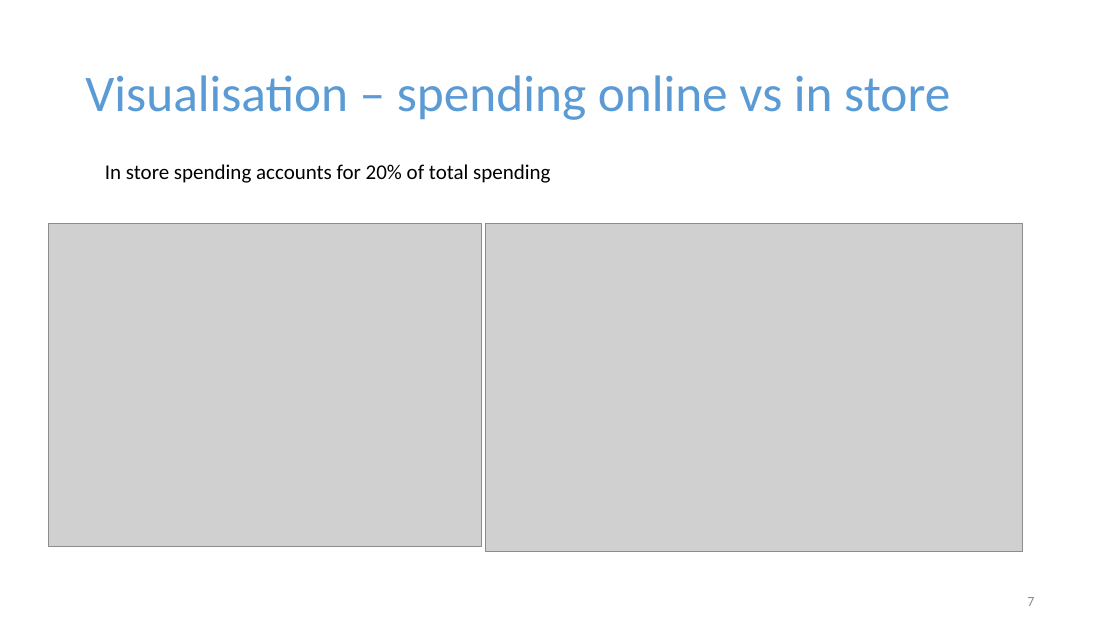
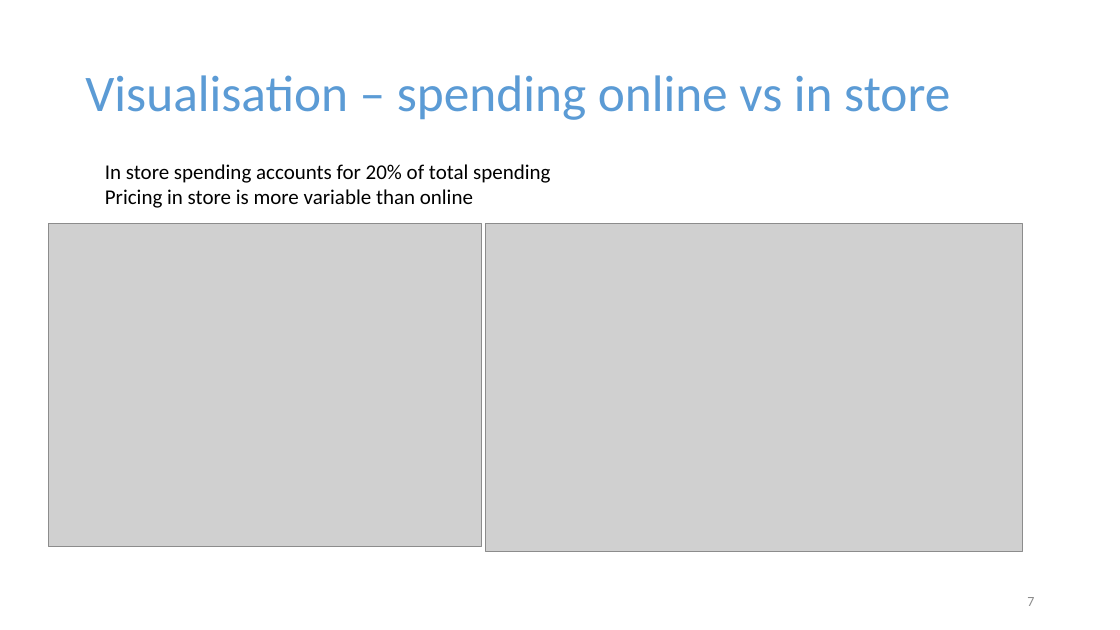
Before and after one commit to LornaMaven/Clarks-assignment, a slide deck: slide 7 of Clarks presentation.pptx. Drawn at 1120x630 pixels with LibreOffice and Linux fonts; fonts in the diff are those of the drawing; grey boxes stand for pictures. Boxes give left, top, right and bottom in pixels: in the first picture for what was removed or moved away, otherwise in the second. Text is boxed around its words. In the diff, an @@ line names an element or a change of style, - is before the commit and + after.

```diff
--- a/Clarks presentation.pptx
+++ b/Clarks presentation.pptx
@@ text at (105, 189, 473, 208): paragraph added @@
+Pricing in store is more variable than online
```
Also in this commit, not shown: 8 other slides changed.
